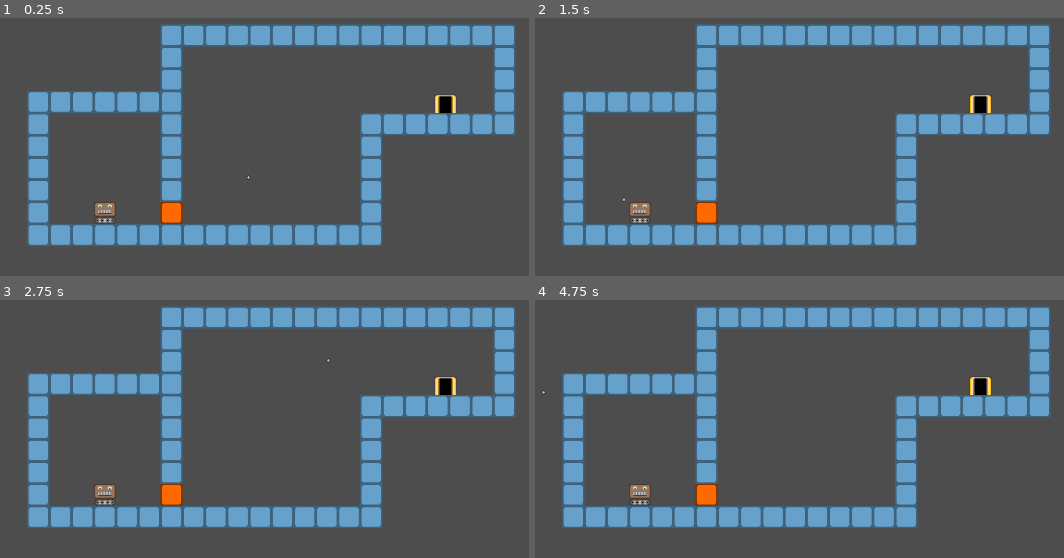
Above: before the commit, frames 1-4 (two rows, left to right).
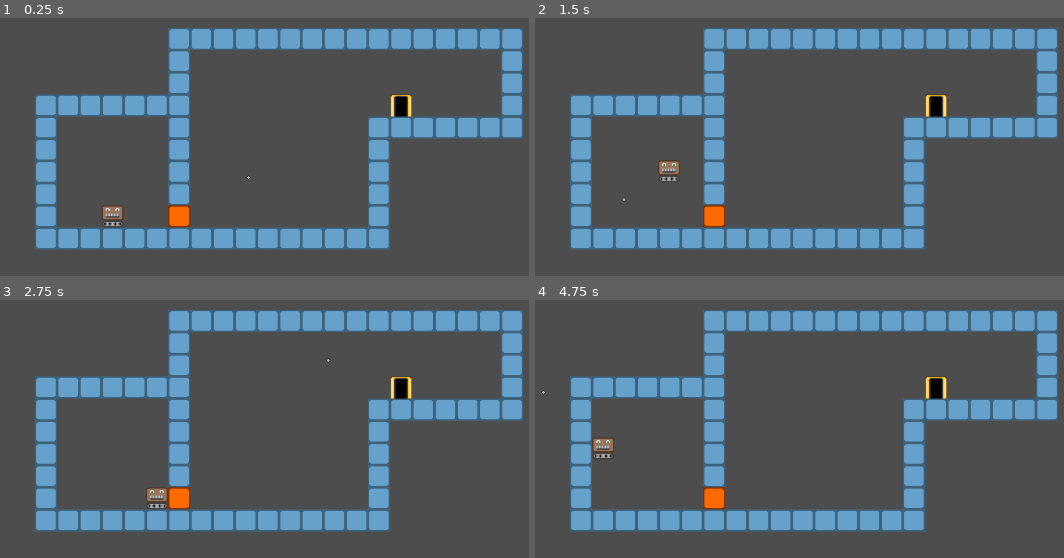
Above: after the commit, the same moments.

Repository: krotomo/glue-gun-game
Game: Godot game, scene res://scenes/main.tscn
The game is run twice, just before and just after one commit, with the same random seed, the same clock (stepped at 60 frames per second) and the same inputs. Before the commit the project starts from res://scenes/levels/level_2.tscn.
Inputs (mouse positions are in pixels of both pictures, inside the frame that each line leads up to):
- Up to frame 1 (0.25 s): no input
- Up to frame 2 (1.5 s): tap Enter at 0.5 s; move the mouse to (958, 154) at 0.52 s; hold D (move_right) 0.53-1.28 s; hold W (interact) 0.53-1.28 s; tap Space (jump) at 0.77 s; click (958, 154) at 0.8 s; move the mouse to (624, 201) at 1.27 s; hold A (move_left) from 1.28 s (still down); click (624, 201) at 1.35 s
- Up to frame 3 (2.75 s): tap Space (jump) at 1.52 s; tap W (interact) at 1.55 s; move the mouse to (327, 361) at 2.02 s; release A (move_left) at 2.03 s; hold D (move_right) from 2.03 s (still down); hold W (interact) from 2.03 s (still down); click (327, 361) at 2.3 s
- Up to frame 4 (4.75 s): move the mouse to (741, 550) at 2.77 s; release W (interact) at 2.78 s; click (741, 550) at 2.85 s; tap Space (jump) at 3.02, 3.77, 4.52 s; tap W (interact) at 3.05, 4.55 s; move the mouse to (1021, 527) at 3.52 s; release D (move_right) at 3.53 s; hold W (interact) 3.53-4.28 s; hold A (move_left) from 3.53 s (still down); click (1021, 527) at 3.8 s; move the mouse to (545, 392) at 4.27 s; click (545, 392) at 4.35 s

The runs differ from the first frame. In frame 1, 19% of the frame differs, in the area x 5-99%, y 2-90%; in frame 2, 19%; in frame 3, 19%; in frame 4, 19%.

Commit message:
uggghhhh

Diff:
--- a/project.godot
+++ b/project.godot
@@ -11,7 +11,7 @@
 [application]
 
 config/name="Godot Glue Gun Game"
-run/main_scene="res://scenes/levels/level_2.tscn"
+run/main_scene="res://scenes/main.tscn"
 config/features=PackedStringArray("4.3", "Forward Plus")
 
 [autoload]
--- a/scenes/levels/level_1.tscn
+++ b/scenes/levels/level_1.tscn
@@ -6,6 +6,7 @@
 [ext_resource type="Script" path="res://scripts/camera_2d.gd" id="4_uu04h"]
 [ext_resource type="Texture2D" uid="uid://6j0uf8ufup8q" path="res://assets/cursor.png" id="5_660wv"]
 [ext_resource type="PackedScene" uid="uid://d2cbcloesqv0b" path="res://scenes/door.tscn" id="6_817av"]
+[ext_resource type="PackedScene" uid="uid://c3o64hmq6btko" path="res://scenes/levels/level_2.tscn" id="7_kkuuy"]
 
 [node name="Level1" type="Node2D"]
 script = ExtResource("1_lylu2")
@@ -28,3 +29,4 @@
 
 [node name="Door" parent="." instance=ExtResource("6_817av")]
 position = Vector2(176, -112)
+target_scene = ExtResource("7_kkuuy")
--- a/scenes/levels/level_2.tscn
+++ b/scenes/levels/level_2.tscn
@@ -6,9 +6,8 @@
 [ext_resource type="TileSet" uid="uid://j4g5u5c6b05k" path="res://assets/tile_set.tres" id="4_5s7fr"]
 [ext_resource type="Script" path="res://scripts/tile_map_layer.gd" id="5_ra10m"]
 [ext_resource type="PackedScene" uid="uid://d2cbcloesqv0b" path="res://scenes/door.tscn" id="6_ouf6l"]
-[ext_resource type="PackedScene" uid="uid://dyeaoy0wydm8h" path="res://scenes/levels/level_1.tscn" id="7_y2awj"]
 
-[node name="Main" type="Node2D"]
+[node name="Level2" type="Node2D"]
 position = Vector2(-11, -5)
 script = ExtResource("1_404yp")
 
@@ -30,4 +29,3 @@
 
 [node name="Door" parent="." instance=ExtResource("6_ouf6l")]
 position = Vector2(240, -112)
-target_scene = ExtResource("7_y2awj")
--- a/scenes/main.gd
+++ /dev/null
@@ -1,7 +0,0 @@
-extends Node2D
-
-
-# Called when the node enters the scene tree for the first time.
-func _ready():
-	print("Main ready")
-	Game.reference_node = self
--- a/scripts/door.gd
+++ b/scripts/door.gd
@@ -5,6 +5,8 @@
 
 
 func _input(event):
+	if !target_scene:
+		return
 	if event.is_action_pressed("interact"):
 		for area in get_overlapping_areas():
 			if area.is_in_group("block"):
--- a/scripts/game.gd
+++ b/scripts/game.gd
@@ -7,10 +7,8 @@
 
 
 func _process(_delta):
-	if !reference_node:
+	if !get_current_level():
 		return
-
-
 	var mouse_position = reference_node.get_global_mouse_position()
 	var min_distance = 8
 	var selected_connector = null
@@ -32,7 +30,7 @@
 		elif nearest_connector.state == Connector.States.READY:
 			nearest_connector.state = Connector.States.IDLE
 		else:
-			reference_node.get_current_level().delete_connection(nearest_connector)
+			get_current_level().delete_connection(nearest_connector)
 
 
 func get_current_level():
@@ -46,7 +44,13 @@
 
 
 func switch_scene(scene : PackedScene):
+	print("Switching scene to ", scene)
 	if reference_node.get_child_count() > 0:
 		var current_level = reference_node.get_child(0)
+		print("Current level queued: ", current_level.is_queued_for_deletion())
+		current_level.block_groups.clear()
 		current_level.queue_free()
-	reference_node.add_child(scene.instantiate())
+		print("After queue_free: ", current_level.is_queued_for_deletion())
+	var new_level = scene.instantiate()
+	print("Adding new level")
+	reference_node.add_child(new_level)
--- a/scripts/level.gd
+++ b/scripts/level.gd
@@ -1,6 +1,7 @@
 extends Node2D
 
 @onready var block_groups : Array[BlockGroup] = []
+var blocks_ready = false
 
 
 # Called when the node enters the scene tree for the first time.
@@ -14,8 +15,16 @@
 
 
 func _physics_process(delta):
+	print("Physics on level: ", self, " queued: ", is_queued_for_deletion())
+	if !is_inside_tree() or is_queued_for_deletion() or !blocks_ready:
+		print("Skipping physics due to deletion")
+		return
 	for group in block_groups:
 		group.process(delta)
+
+
+func _exit_tree():
+	block_groups.clear()
 
 
 func add_blocks(blocks: Array[Block]):
@@ -132,3 +141,8 @@
 		block_groups.append(new_group)
 		print("- Group 1 after split: ", block_group.blocks)
 		print("- Group 2 after split: ", new_group.blocks)
+
+
+func on_blocks_ready():
+	blocks_ready = true
+	print("Level blocks ready")
--- a/scripts/main.gd
+++ b/scripts/main.gd
@@ -3,9 +3,5 @@
 
 # Called when the node enters the scene tree for the first time.
 func _ready():
-	pass # Replace with function body.
-
-
-# Called every frame. 'delta' is the elapsed time since the previous frame.
-func _process(delta):
-	pass
+	print("Main ready")
+	Game.reference_node = self
--- a/scripts/tile_map_layer.gd
+++ b/scripts/tile_map_layer.gd
@@ -6,6 +6,7 @@
 
 # Called when the node enters the scene tree for the first time.
 func _ready():
+	print("Tile map layer ready")
 	var tiles = get_used_cells()
 	for tile in tiles:
 		var block : Block = block_scene.instantiate()
@@ -22,4 +23,9 @@
 
 		var blocks : Array[Block] = [block]
 		get_parent().call_deferred("add_blocks", blocks)
+	get_parent().call_deferred("on_blocks_ready")
 	queue_free()
+
+
+func _exit_tree():
+	print("Tile map layer exiting tree")
Not shown: 1 places in scenes/levels/level_1.tscn that only renumber resources
Not shown: 1 places in scenes/levels/level_2.tscn that only renumber resources
